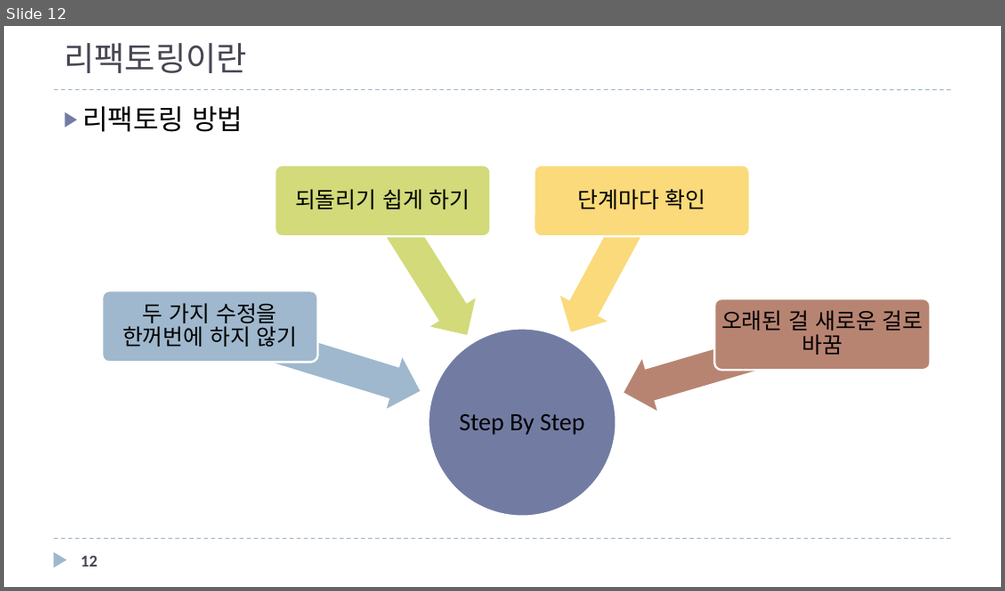
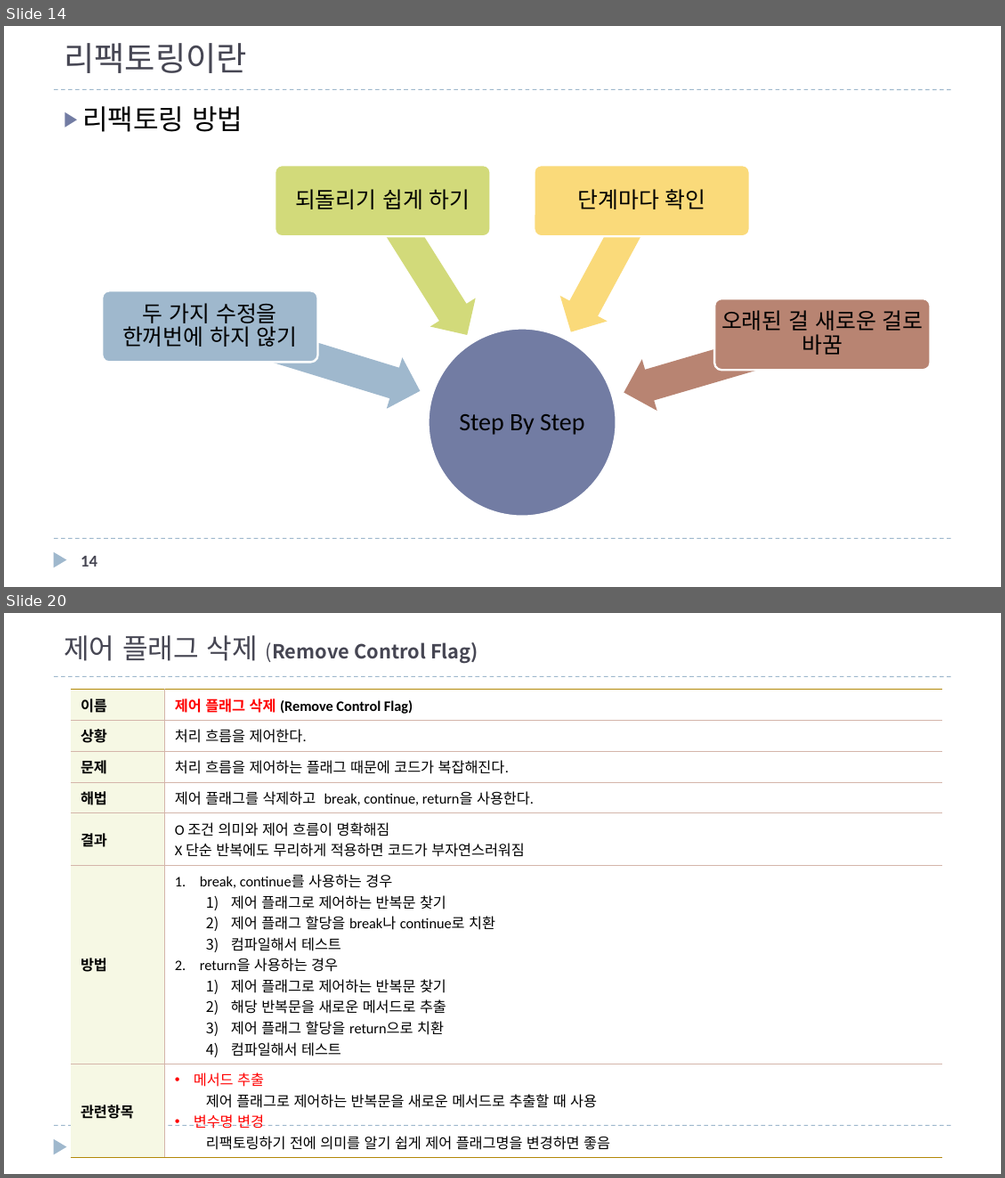
Before and after one commit to mkgungor/refactoring_java, a slide deck: ppt/자바로 배우는 리팩토링 입문.pptx. Shown one above the other, each under a label of ours: slide 12 before the commit, slides 14 and 20 after it; the slides between them are not shown. The pictures are 1005x591 and 1005x1178 pixels, drawn with LibreOffice and Linux fonts; fonts in the diff are those of the drawing. Boxes give left, top, right and bottom in pixels: in the first picture for what was removed or moved away, otherwise in the second. Text is boxed around its words. In the diff, an @@ line names an element or a change of style, - is before the commit and + after.

```diff
--- a/ppt/자바로 배우는 리팩토링 입문.pptx
+++ b/ppt/자바로 배우는 리팩토링 입문.pptx
@@ slide 20 added at box(4, 613, 1001, 1174), background #FFFFFF; not listed: 3 template elements that a slide beside it also shows @@
@@ title added at box(64, 635, 478, 664), 14 pt, text #464653, bold @@
+제어 플래그 삭제 (Remove Control Flag)
@@ table added at box(71, 690, 942, 1153), 7 rows, 2 columns @@
+이름 | 제어 플래그 삭제 (Remove Control Flag)
+상황 | 처리 흐름을 제어한다.
+문제 | 처리 흐름을 제어하는 플래그 때문에 코드가 복잡해진다.
+해법 | 제어 플래그를 삭제하고 break, continue, return을 사용한다.
+결과 | O 조건 의미와 제어 흐름이 명확해짐 / X 단순 반복에도 무리하게 적용하면 코드가 부자연스러워짐
+방법 | break, continue를 사용하는 경우 / 제어 플래그로 제어하는 반복문 찾기 / 제어 플래그 할당을 break나 continue로 치환 / 컴파일해서 테스트 / return을 사용하는 경우 / 제어 플래그로 제어하는 반복문 찾기 / 해당 반복문을 새로운 메서드로 추출 / 제어 플래그 할당을 return으로 치환 / 컴파일해서 테스트
+관련항목 | 메서드 추출 / 제어 플래그로 제어하는 반복문을 새로운 메서드로 추출할 때 사용 / 변수명 변경 / 리팩토링하기 전에 의미를 알기 쉽게 제어 플래그명을 변경하면 좋음
@@ page number added at box(81, 1157, 97, 1158), 12 pt, text #464653, bold @@
+20
@@ what was slide 12 is now slide 14 @@
@@ page number at box(81, 556, 97, 566): text changed @@
-12
+14
```
Also in this commit, not shown: 4 slides changed, 16 other slides added.
